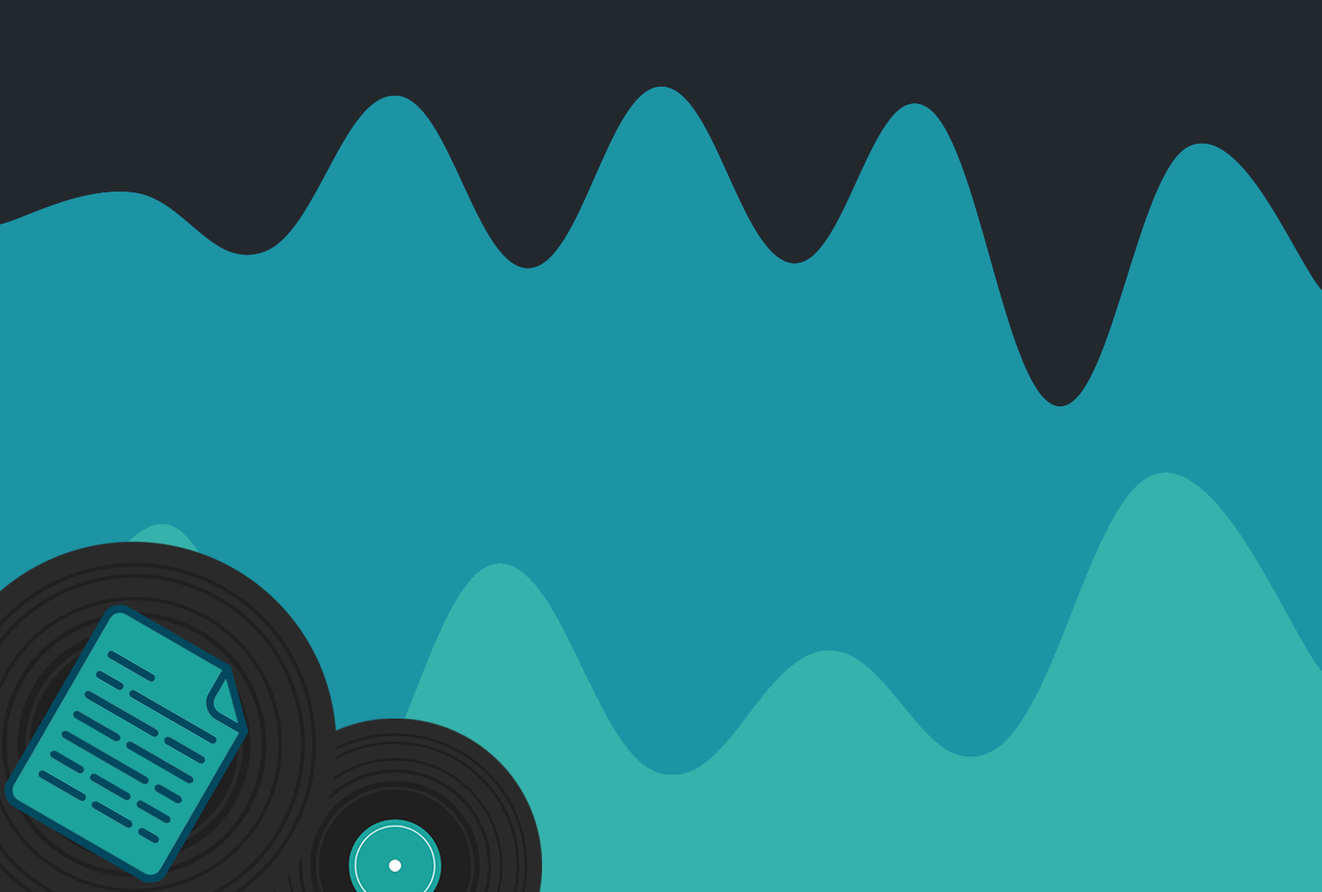
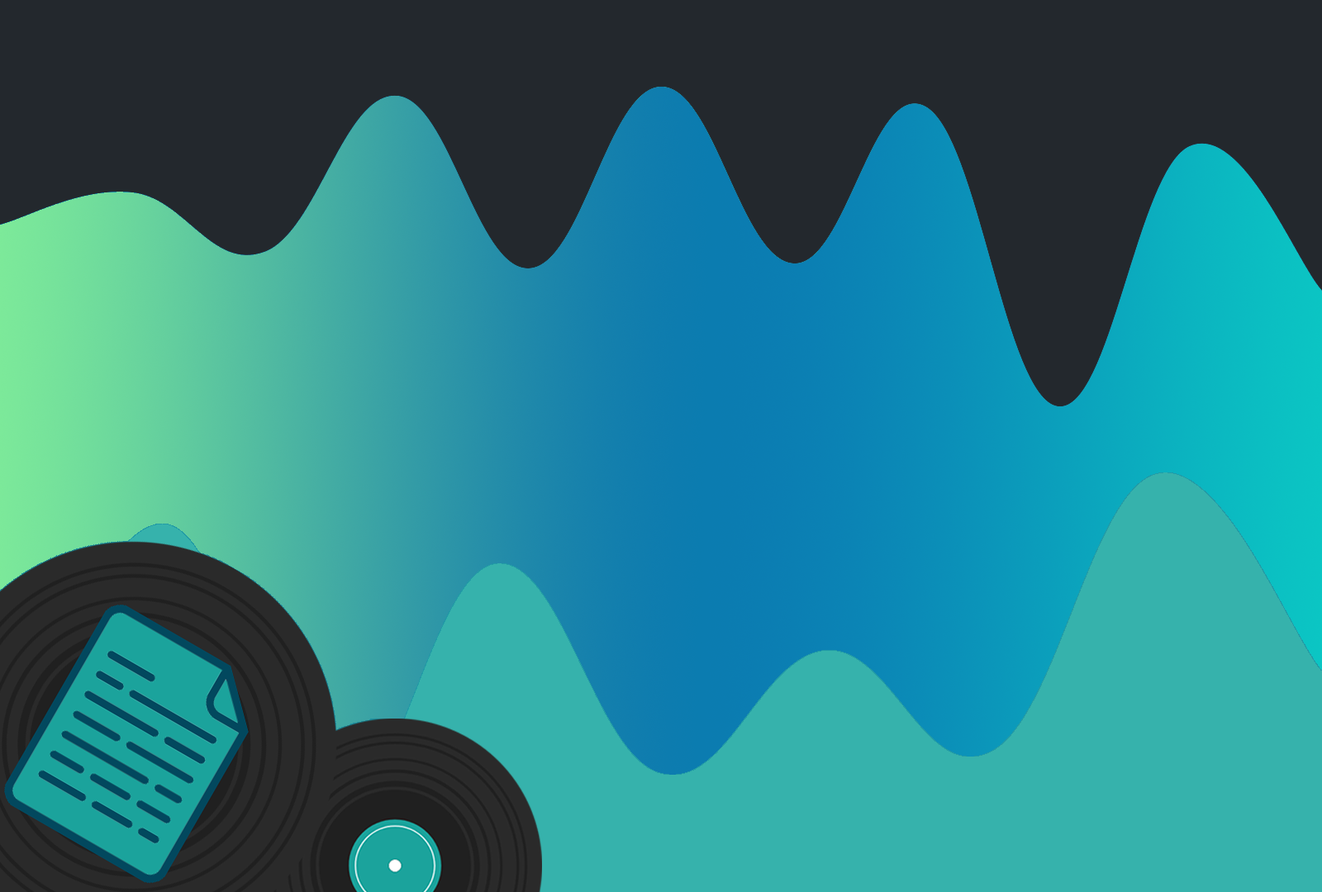
Two versions of the same layered image (w=1322, h=892). Layer-by-layer changes:
removed layer "Layer 5" over [0, 541, 338, 730]
removed layer "Layer 2" over [335, 718, 371, 730]
painted on "Layer 1" over [0, 86, 1322, 775]
painted on "Background" over [0, 541, 542, 730]
